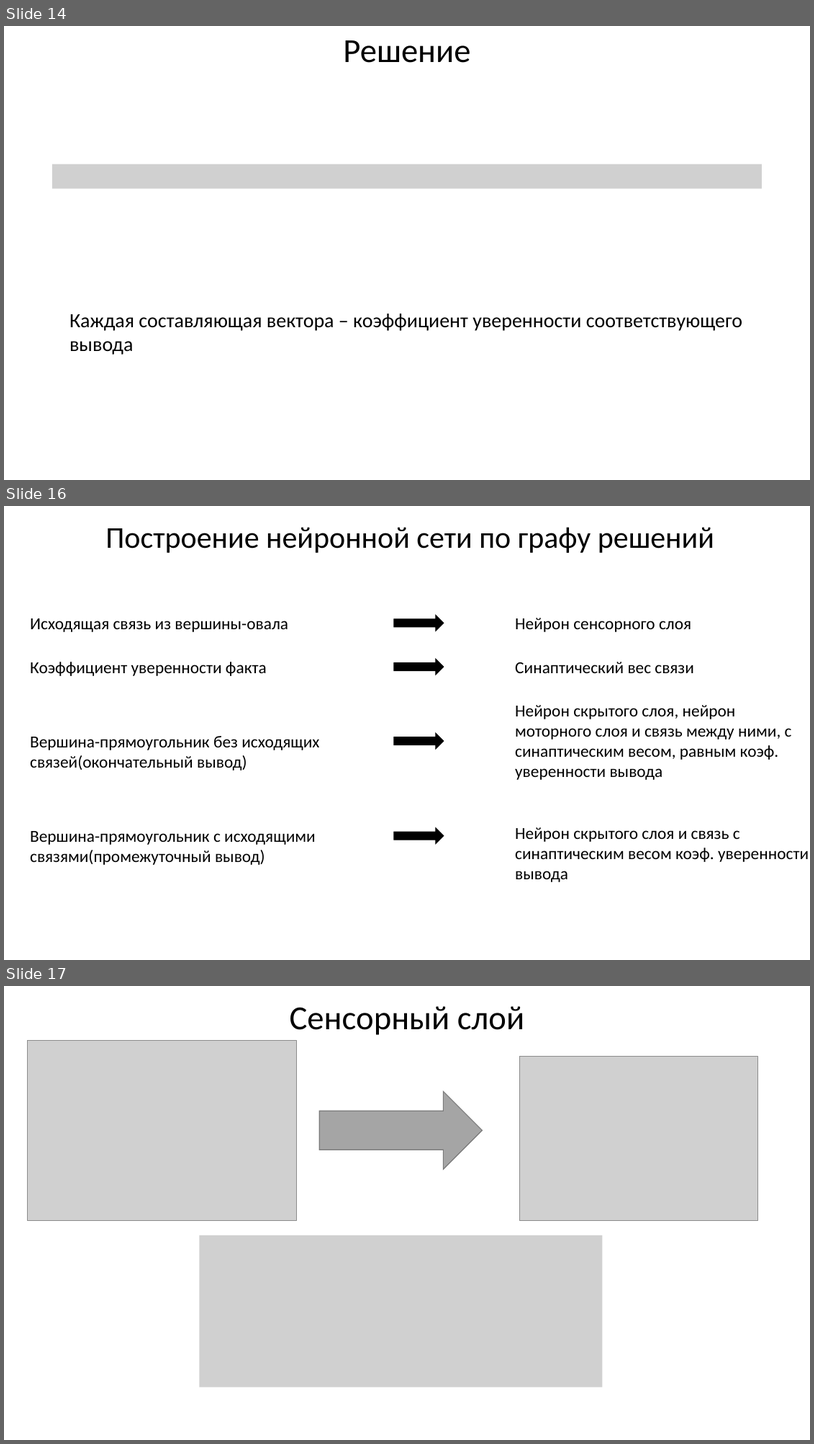
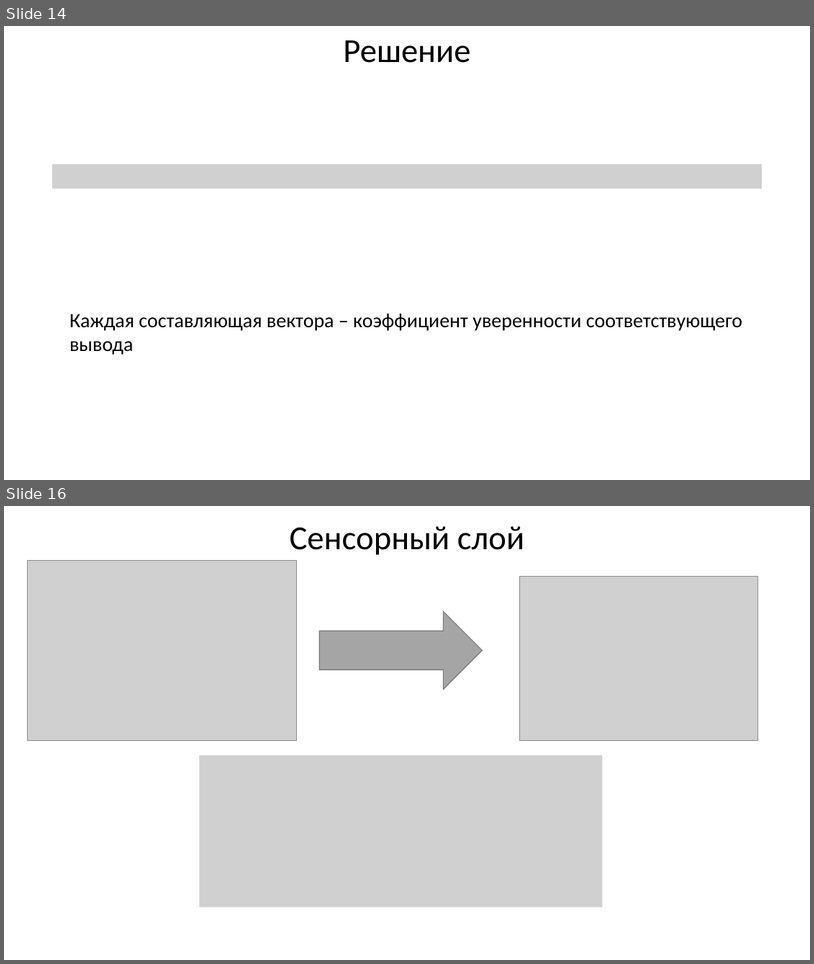
Before and after one commit to sevoster/hybrid-decision-making-system, a slide deck: docs/Синтетическая Презентация.pptx. Shown one above the other, each under a label of ours: slides 14, 16 and 17 before the commit, slides 14 and 16 after it; the slides between them are not shown. The pictures are 814x1444 and 814x964 pixels, drawn with LibreOffice and Linux fonts; fonts in the diff are those of the drawing; grey boxes stand for pictures. Boxes give left, top, right and bottom in pixels: in the first picture for what was removed or moved away, otherwise in the second. Text is boxed around its words. In the diff, an @@ line names an element or a change of style, - is before the commit and + after.

```diff
--- a/docs/Синтетическая Презентация.pptx
+++ b/docs/Синтетическая Презентация.pptx
@@ slide 16 removed at (x1=4, y1=506, x2=810, y2=960), background #FFFFFF @@
@@ text removed at (x1=106, y1=527, x2=715, y2=553) @@
-Построение нейронной сети по графу решений
@@ text removed at (x1=30, y1=618, x2=288, y2=632) @@
-Исходящая связь из вершины-овала
@@ right arrow removed at (x1=394, y1=615, x2=444, y2=631) @@
@@ text removed at (x1=515, y1=618, x2=692, y2=632) @@
-Нейрон сенсорного слоя
@@ text removed at (x1=30, y1=662, x2=267, y2=676) @@
-Коэффициент уверенности факта
@@ right arrow removed at (x1=394, y1=659, x2=444, y2=674) @@
@@ text removed at (x1=515, y1=662, x2=694, y2=673) @@
-Синаптический вес связи
@@ text removed at (x1=515, y1=705, x2=792, y2=780) @@
-Нейрон скрытого слоя, нейрон моторного слоя и связь между ними, с синаптическим весом, равным коэф. уверенности вывода
@@ text removed at (x1=30, y1=736, x2=319, y2=770) @@
-Вершина-прямоугольник без исходящих связей(окончательный вывод)
@@ right arrow removed at (x1=394, y1=734, x2=444, y2=749) @@
@@ right arrow removed at (x1=394, y1=828, x2=444, y2=844) @@
@@ text removed at (x1=515, y1=827, x2=809, y2=882) @@
-Нейрон скрытого слоя и связь с синаптическим весом коэф. уверенности вывода
@@ text removed at (x1=30, y1=831, x2=316, y2=865) @@
-Вершина-прямоугольник с исходящими связями(промежуточный вывод)
@@ what was slide 17 is now slide 16 @@
```
Also in this commit, not shown: 2 slides changed, 2 slides added, 2 other slides removed, 14 other files.
